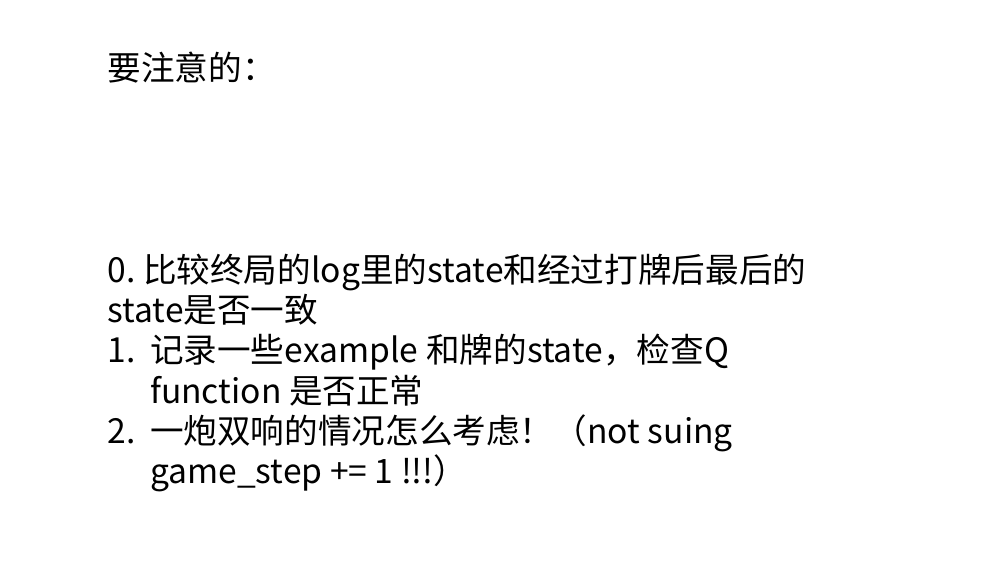
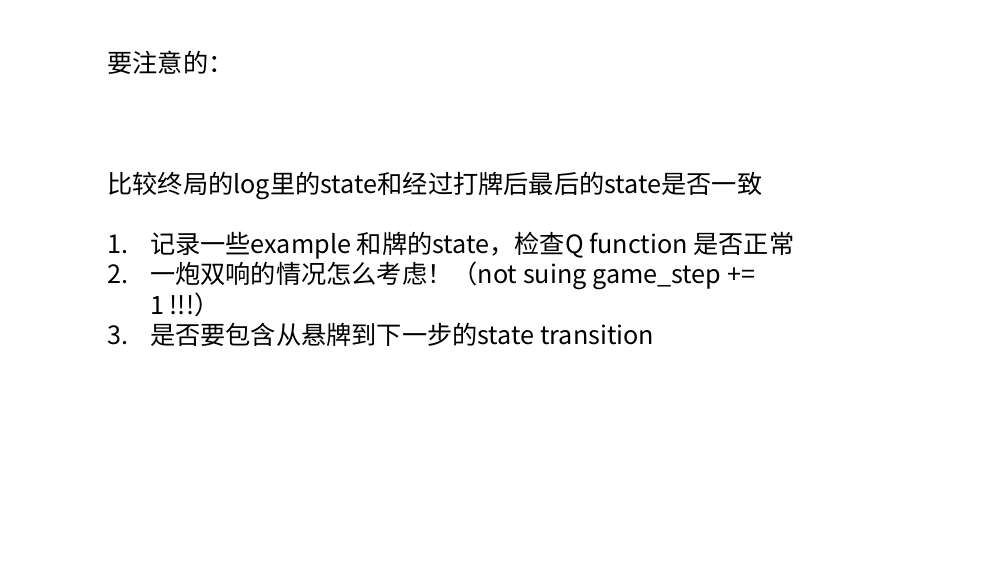
Before and after one commit to zyr17/mahjong, a slide deck: slide 7 of AI/FrostVer3.pptx (slide 6 before the commit). Drawn at 1008x567 pixels with LibreOffice and Linux fonts; fonts in the diff are those of the drawing. Boxes give left, top, right and bottom in pixels: in the first picture for what was removed or moved away, otherwise in the second. Text is boxed around its words. In the diff, an @@ line names an element or a change of style, - is before the commit and + after.

```diff
--- a/AI/FrostVer3.pptx
+++ b/AI/FrostVer3.pptx
@@ text at [108, 50, 795, 314]: size 32 to 24 pt in "要注意的：", "记录一些example 和牌的state，检查Q function 是否正常", "一炮双响的情况怎么考虑！（not suing game_step += 1 !!!）" @@
@@ text at [108, 171, 763, 200]: text changed; size 32 to 24 pt @@
-0. 比较终局的log里的state和经过打牌后最后的state是否一致
+比较终局的log里的state和经过打牌后最后的state是否一致
@@ text at [150, 322, 654, 346]: paragraph added @@
+3. 是否要包含从悬牌到下一步的state transition
```
Also in this commit, not shown: 2 other slides changed, 1 slide added, 1 other file.
